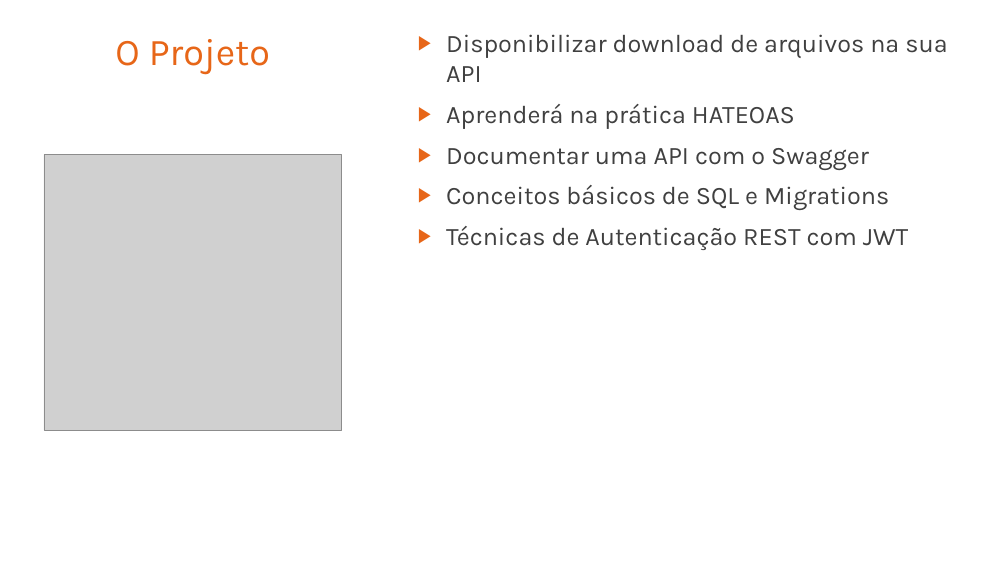
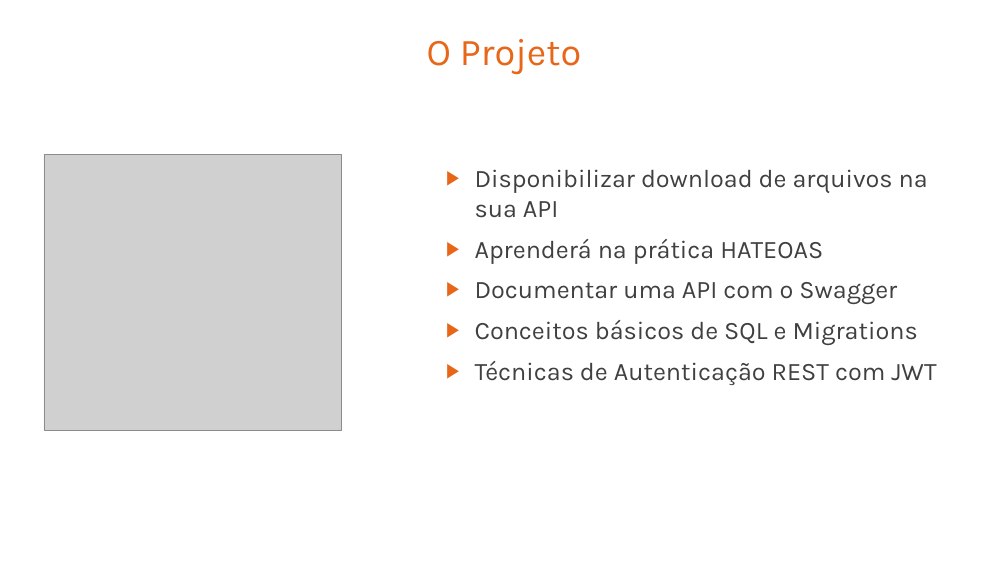
Before and after one commit to leandrocgsi/RestWithASP-NETUdemy, a slide deck: slide 19 of Documents/Building Modern RESTFul API's With ASP.NET Core - Architectural Overview.pptx. Drawn at 1008x567 pixels with LibreOffice and Linux fonts; fonts in the diff are those of the drawing; grey boxes stand for pictures. Boxes give left, top, right and bottom in pixels: in the first picture for what was removed or moved away, otherwise in the second. Text is boxed around its words. In the diff, an @@ line names an element or a change of style, - is before the commit and + after.

```diff
--- a/Documents/Building Modern RESTFul API's With ASP.NET Core - Architectural Overview.pptx
+++ b/Documents/Building Modern RESTFul API's With ASP.NET Core - Architectural Overview.pptx
@@ title "O Projeto": place and size @@
-title "O Projeto" at <box>115,39,270,74</box>
+title "O Projeto" at <box>427,39,581,74</box>
@@ text "Disponibilizar download de arquivos na ..." rewrapped from <box>446,34,947,250</box> to <box>475,169,936,385</box> @@
```
Also in this commit, not shown: 4 other slides changed.
